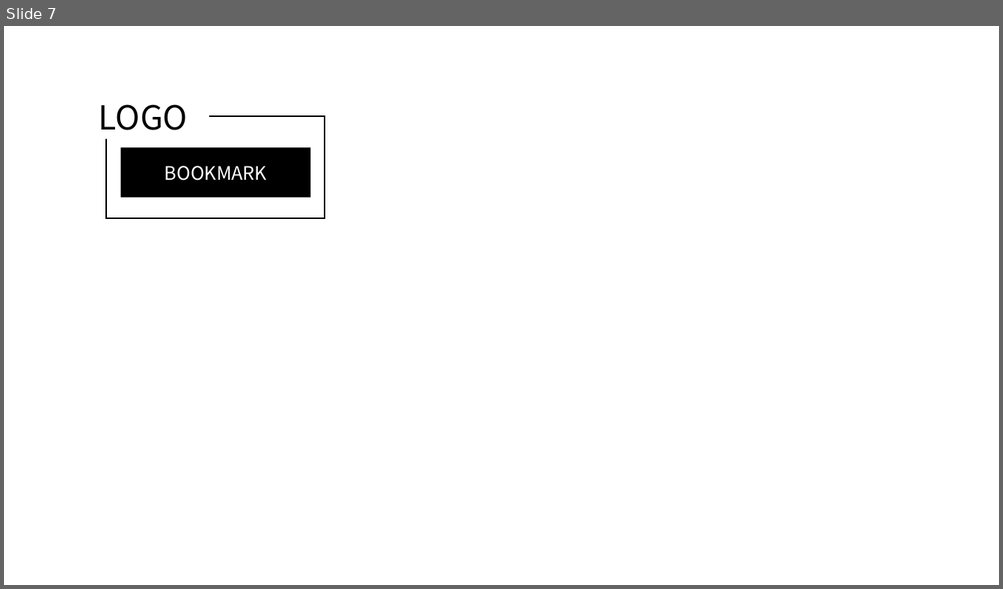
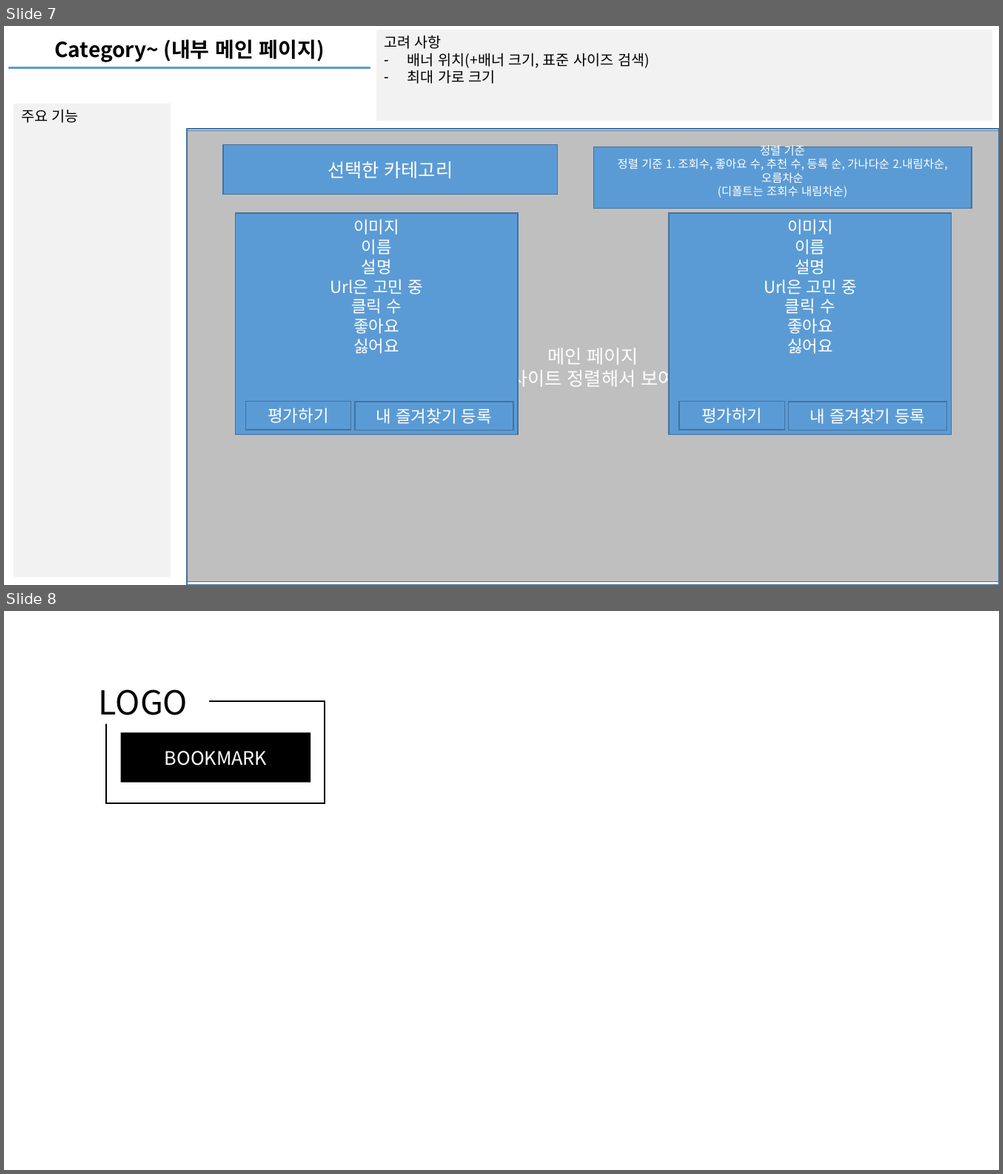
Before and after one commit to mygorithm2020/BookmarkProject, a slide deck: bookmark.pptx. Shown one above the other, each under a label of ours: slide 7 before the commit, slides 7 and 8 after it. The pictures are 1003x589 and 1003x1174 pixels, drawn with LibreOffice and Linux fonts; fonts in the diff are those of the drawing. Boxes give left, top, right and bottom in pixels: in the first picture for what was removed or moved away, otherwise in the second. Text is boxed around its words. In the diff, an @@ line names an element or a change of style, - is before the commit and + after.

```diff
--- a/bookmark.pptx
+++ b/bookmark.pptx
@@ slide 7 added at box(4, 26, 999, 585), background #FFFFFF @@
@@ text added at box(54, 39, 324, 62), 20 pt, text #000000, bold @@
+Category~ (내부 메인 페이지)
@@ rectangle added at box(376, 30, 992, 121), fill #F2F2F2, 14 pt, text #000000 @@
+고려 사항
+– 배너 위치(+배너 크기, 표준 사이즈 검색)
+– 최대 가로 크기
@@ line added from (8, 67) to (371, 67), #5B9BD5 2.25 pt @@
@@ rectangle added at box(14, 104, 170, 577), fill #F2F2F2, 14 pt, text #000000 @@
+주요 기능
@@ rectangle added at box(187, 129, 999, 585), outline #43739E 1.5 pt @@
@@ rectangle added at box(187, 130, 999, 582), fill #BFBFBF, outline #43739E 1 pt, 18 pt, text #FFFFFF @@
+메인 페이지
+카테고리 내에 사이트 정렬해서 보여주자 카드 반복
@@ rectangle added at box(223, 144, 558, 195), fill #5B9BD5, outline #43739E 1 pt, 18 pt, text #FFFFFF @@
+선택한 카테고리
@@ rectangle added at box(594, 147, 972, 209), fill #5B9BD5, outline #43739E 1 pt, 11 pt, text #FFFFFF @@
+정렬 기준
+정렬 기준 1. 조회수, 좋아요 수, 추천 수, 등록 순, 가나다순 2.내림차순, 오름차순
+(디폴트는 조회수 내림차순)
@@ rectangle added at box(236, 213, 518, 435), fill #5B9BD5, outline #43739E 1 pt, 16 pt, text #FFFFFF @@
+이미지
+이름
+설명
+Url은 고민 중
+클릭 수
+좋아요
+싫어요
@@ rectangle added at box(669, 213, 951, 435), fill #5B9BD5, outline #43739E 1 pt, 16 pt, text #FFFFFF @@
+이미지
+이름
+설명
+Url은 고민 중
+클릭 수
+좋아요
+싫어요
@@ rectangle added at box(246, 402, 351, 430), fill #5B9BD5, outline #43739E 1 pt, 16 pt, text #FFFFFF @@
+평가하기
@@ rectangle added at box(355, 402, 513, 430), fill #5B9BD5, outline #43739E 1 pt, 16 pt, text #FFFFFF @@
+내 즐겨찾기 등록
@@ rectangle added at box(679, 402, 785, 430), fill #5B9BD5, outline #43739E 1 pt, 16 pt, text #FFFFFF @@
+평가하기
@@ rectangle added at box(788, 402, 946, 430), fill #5B9BD5, outline #43739E 1 pt, 16 pt, text #FFFFFF @@
+내 즐겨찾기 등록
@@ what was slide 7 is now slide 8 @@
```
Also in this commit, not shown: 1 slide changed, 14 other files.
